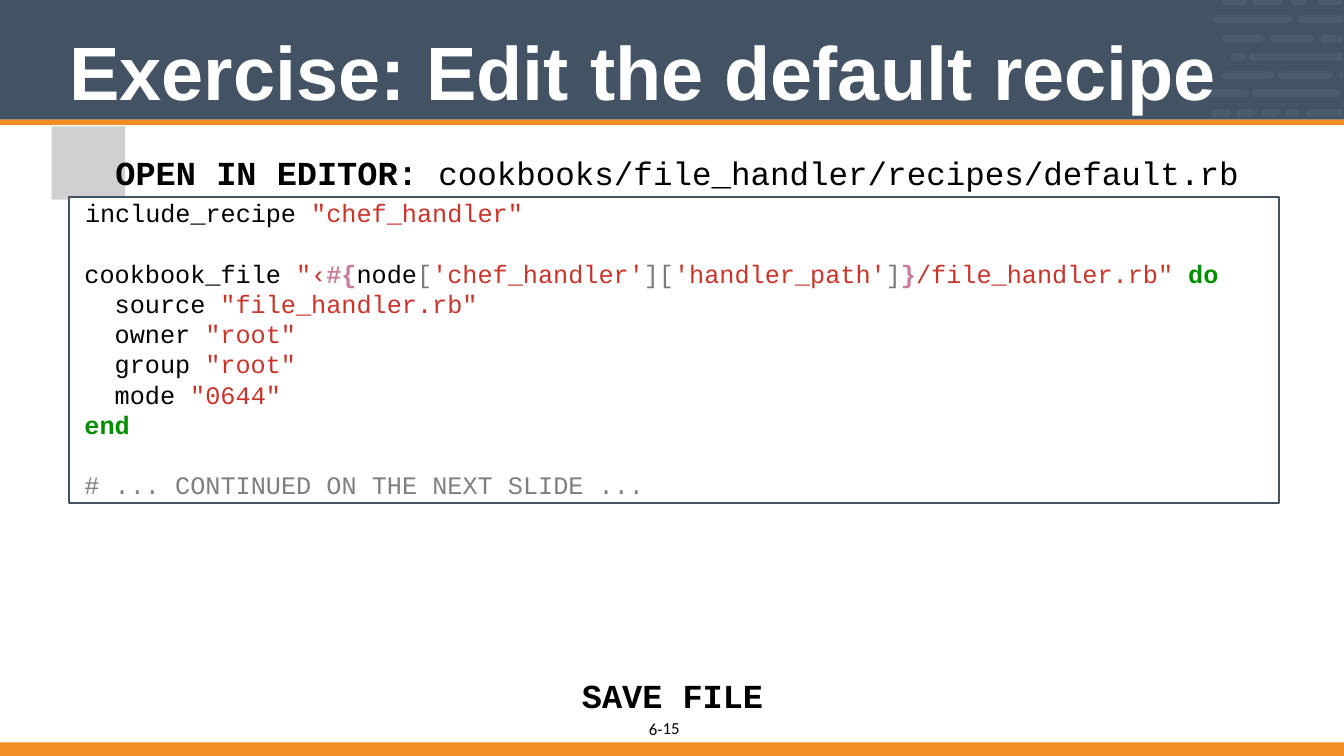
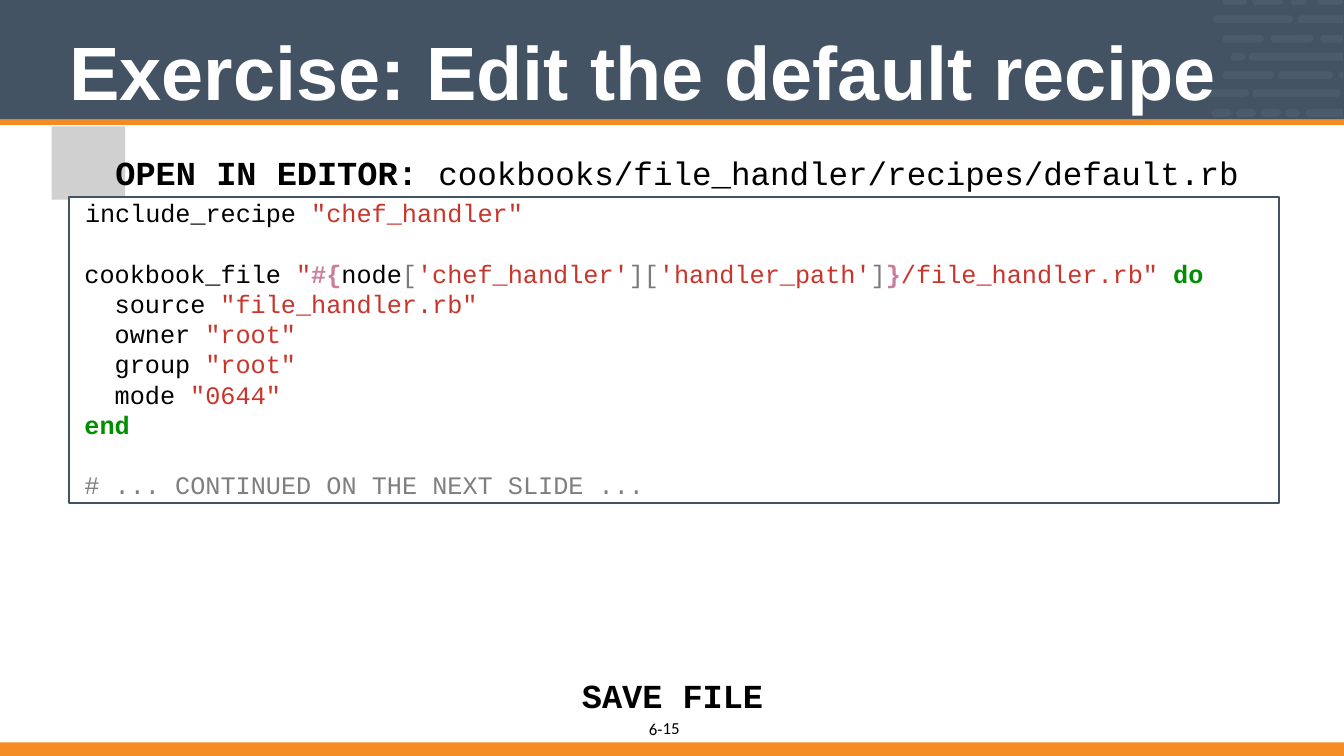
Before and after one commit to vinyar/chef-intermediate, a slide deck: slide 15 of 06-implementing_chef_handlers-file_handler.pptx. Drawn at 1344x756 pixels with LibreOffice and Linux fonts; fonts in the diff are those of the drawing; grey boxes stand for pictures. Boxes give left, top, right and bottom in pixels: in the first picture for what was removed or moved away, otherwise in the second. Text is boxed around its words. In the diff, an @@ line names an element or a change of style, - is before the commit and + after.

Commit message:
Update to Fix #96

```diff
--- a/06-implementing_chef_handlers-file_handler.pptx
+++ b/06-implementing_chef_handlers-file_handler.pptx
@@ text in rectangle at bbox=[84, 264, 1203, 289]: text changed @@
-cookbook_file "‹#{node['chef_handler']['handler_path']}/file_handler.rb" do
+cookbook_file "#{node['chef_handler']['handler_path']}/file_handler.rb" do
```
